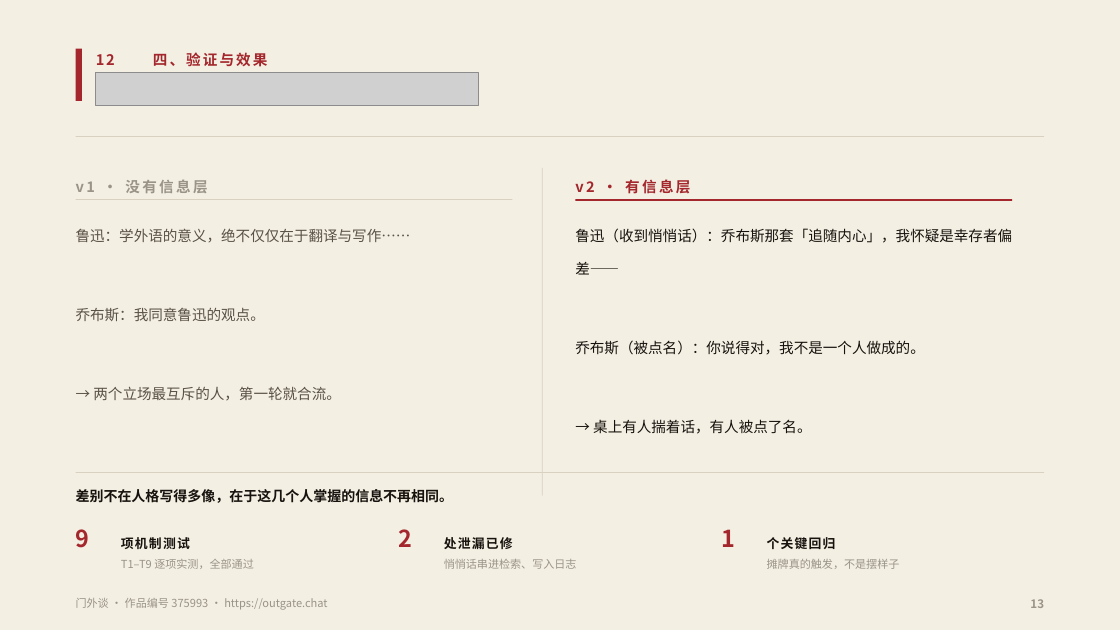
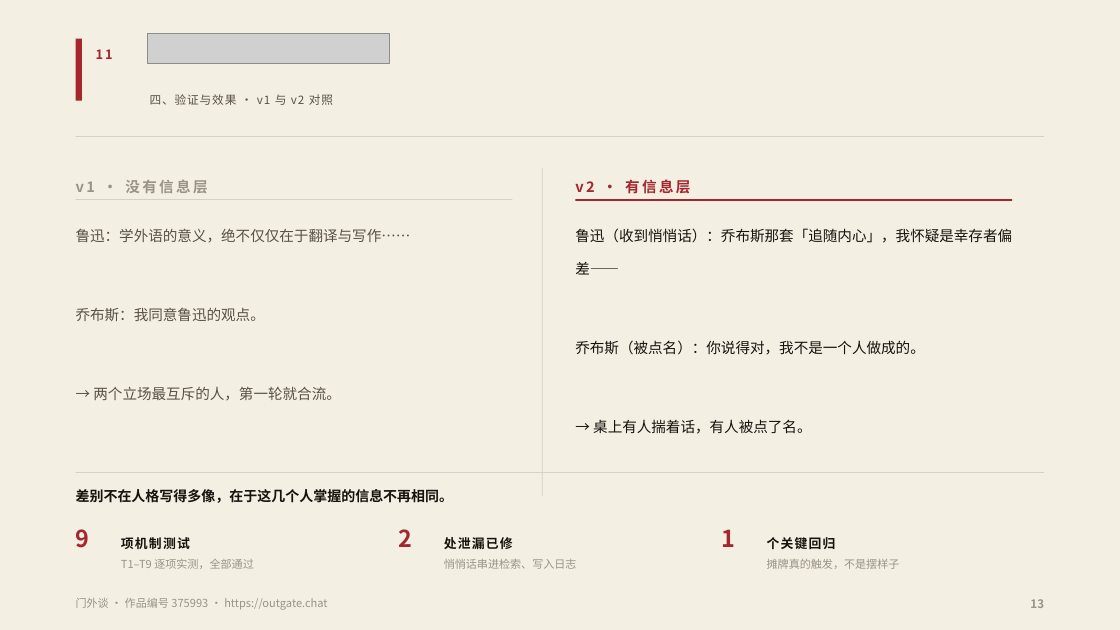
Before and after one commit to fsh114514/menwaitan, a slide deck: slide 13 of competition/答辩PPT.pptx. Drawn at 1120x630 pixels with LibreOffice and Linux fonts; fonts in the diff are those of the drawing; grey boxes stand for pictures. Boxes give left, top, right and bottom in pixels: in the first picture for what was removed or moved away, otherwise in the second. Text is boxed around its words. In the diff, an @@ line names an element or a change of style, - is before the commit and + after.

```diff
--- a/competition/答辩PPT.pptx
+++ b/competition/答辩PPT.pptx
@@ rectangle resized from (x1=76, y1=49, x2=82, y2=101) to (x1=76, y1=39, x2=82, y2=101) @@
@@ text at (x1=96, y1=49, x2=113, y2=59): text changed; size 12.5 to 11 pt @@
-12
+11
@@ picture added at (x1=148, y1=34, x2=390, y2=63) @@
@@ picture removed at (x1=96, y1=72, x2=478, y2=106) @@
@@ text at (x1=150, y1=94, x2=333, y2=105): text changed; size 12.5 to 10 pt; text colour #A3272C to #5A5147; bold off @@
-四、验证与效果
+四、验证与效果 · v1 与 v2 对照
```
Also in this commit, not shown: 13 other slides changed, 9 other files.
